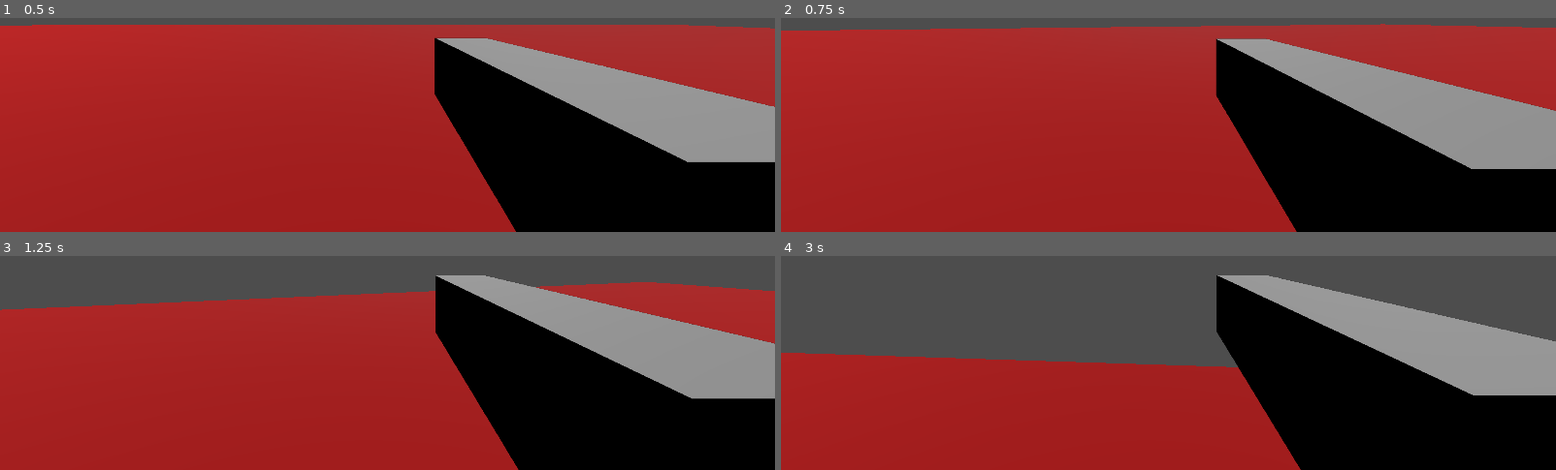
Above: before the commit, frames 1-4 (two rows, left to right).
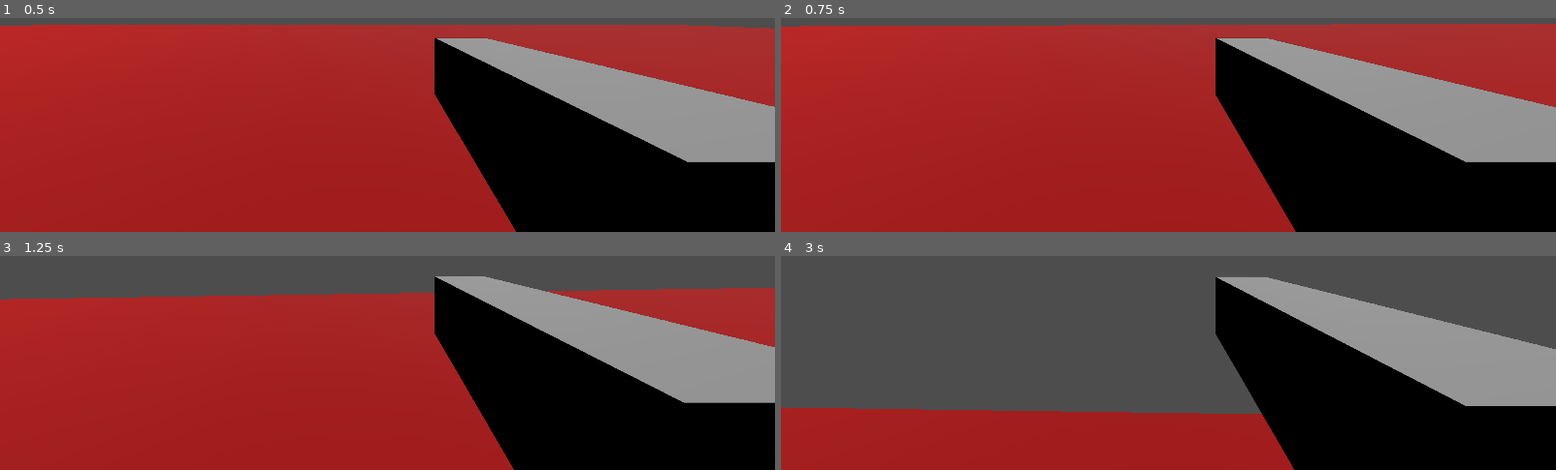
Above: after the commit, the same moments.

Repository: EvilBastards23/HolyDiver
Game: Godot game, scene res://core/core.tscn
Two runs of this game, one before a commit and one after it. Both use one fixed random seed, a clock stepped at 60 frames per second and the inputs below.
Inputs (mouse positions are in pixels of both pictures, inside the frame that each line leads up to):
- Up to frame 1 (0.5 s): no input
- Up to frame 2 (0.75 s): move the mouse to (outside the picture) at 0.52 s; hold W (forward) from 0.53 s (still down); tap Shift (dash) at 0.6 s
- Up to frame 3 (1.25 s): keep holding W (forward); tap Space (jump) at 0.77, 1.07 s; tap C (slide, bound only after the commit) at 0.8 s
- Up to frame 4 (3 s): keep holding W (forward); move the mouse to (outside the picture) at 1.27 s; tap C (slide, bound only after the commit) at 1.35 s; tap Space (jump) at 1.52, 1.82, 2.85 s; tap Ctrl (slide, bound only before the commit) at 1.55, 2.1 s; move the mouse to (outside the picture) at 2.02 s; hold Space (jump) 2.03-2.78 s; move the mouse to (1160, 260) at 2.77 s

Frame 1 is identical in both runs. In frame 2, 2.5% of the frame differs, in the area x 0-100%, y 2-100%; in frame 3, 3.7%; in frame 4, 17%, in the area x 0-100%, y 9-100%.

Commit message:
view[ort fixed
i fixed viewport across diffferetn size

Diff:
--- a/core/player/head.gd
+++ b/core/player/head.gd
@@ -2,8 +2,16 @@
 
 @onready var camera_3d: Camera3D = $Camera3D
 @onready var camera_3dd: Camera3D = $"../SubViewportContainer/SubViewport/Camera3D"
+@onready var sub_viewport: SubViewport = $"../SubViewportContainer/SubViewport"
 
+func _ready() -> void:
+	var screen_size = DisplayServer.screen_get_size()
 
-# Called every frame. 'delta' is the elapsed time since the previous frame.
+	# Set window size
+	DisplayServer.window_set_size(screen_size)
+
+	# Set SubViewport size
+	sub_viewport.size = screen_size
+
 func _process(delta: float) -> void:
 	camera_3dd.global_transform = camera_3d.global_transform
--- a/core/player/player.tscn
+++ b/core/player/player.tscn
@@ -35,15 +35,19 @@
 [node name="CharacterBody3D" type="CharacterBody3D"]
 wall_min_slide_angle = 1.5708
 script = ExtResource("1_qjudb")
+sensitivity = 0.001
 slide_speed = 20.0
+slide_duration = 1.0
 slide_fov_change = 90.0
 slide_camera_lower = 0.8
 
 [node name="MeshInstance3D" type="MeshInstance3D" parent="."]
+visible = false
 cast_shadow = 0
 mesh = SubResource("CapsuleMesh_sh265")
 
 [node name="CollisionShape3D" type="CollisionShape3D" parent="."]
+transform = Transform3D(0.722281, 0, 0, 0, 0.960947, 0, 0, 0, 1, 0, 0, 0)
 shape = SubResource("ConvexPolygonShape3D_4flbx")
 
 [node name="head" type="Node3D" parent="."]
--- a/core/player/player_with_slide.gd
+++ b/core/player/player_with_slide.gd
@@ -37,13 +37,21 @@
 # Camera tilting for slide and movement
 var camera_tilt: float = 0.0
 @export var slide_tilt_angle: float = 5.0
-@export var movement_tilt_angle: float = 2.0  # New: tilt angle for left/right movement
+@export var movement_tilt_angle: float = 2.0
 var camera_crouch_offset: float = 0.0
 @export var slide_camera_lower: float = 0.5
 
+# Wall sliding and unstuck mechanics
+@export var wall_slide_enabled: bool = true
+@export var wall_slide_speed: float = 0.8  # How much speed is maintained when sliding along walls
+@export var unstuck_force: float = 2.0     # Force applied to push away from walls
+@export var wall_detection_distance: float = 0.6  # How far to check for walls
+var last_wall_normal: Vector3 = Vector3.ZERO
+var stuck_timer: float = 0.0
+var was_stuck: bool = false
+
 func _ready():
 	Input.mouse_mode = Input.MOUSE_MODE_CAPTURED
-	# Store original collision shape height
 	setup_collision_shape()
 
 # Rotating camera using mouse
@@ -60,7 +68,7 @@
 		velocity.y -= gravity * delta
 
 	# Jump (can't jump while sliding)
-	if is_on_floor() and not is_jumping  and Input.is_action_pressed("jump"):
+	if is_on_floor() and not is_jumping and Input.is_action_pressed("jump"):
 		if is_sliding:
 			end_slide()
 		velocity.y = JUMP_VELOCITY
@@ -105,8 +113,11 @@
 	elif not is_dashing:
 		camera_3d.fov = lerp(camera_3d.fov, 75.0, 0.1)
 		if direction:
-			velocity.x = direction.x * speed
-			velocity.z = direction.z * speed
+			# Apply wall sliding logic
+			var intended_velocity = direction * speed
+			intended_velocity = handle_wall_sliding(intended_velocity, delta)
+			velocity.x = intended_velocity.x
+			velocity.z = intended_velocity.z
 		else:
 			velocity.x = move_toward(velocity.x, 0, speed)
 			velocity.z = move_toward(velocity.z, 0, speed)
@@ -122,6 +133,62 @@
 		camera_3d.transform.origin = head_bob(t_bob, velocity.length(), speed)
 
 	move_and_slide()
+
+func handle_wall_sliding(intended_velocity: Vector3, delta: float) -> Vector3:
+	if not wall_slide_enabled:
+		return intended_velocity
+
+	# Check if we're colliding with walls
+	var wall_normal = Vector3.ZERO
+	var is_hitting_wall = false
+
+	# Use raycast to detect walls in movement direction
+	var space_state = get_world_3d().direct_space_state
+	var from = global_position
+	var to = global_position + intended_velocity.normalized() * wall_detection_distance
+
+	var query = PhysicsRayQueryParameters3D.create(from, to)
+	query.exclude = [self]  # Don't hit ourselves
+	query.collision_mask = 1  # Adjust collision mask as needed
+
+	var result = space_state.intersect_ray(query)
+
+	if result:
+		wall_normal = result.normal
+		is_hitting_wall = true
+		last_wall_normal = wall_normal
+
+	# Check for stuck condition (very low movement despite input)
+	var current_speed = Vector3(velocity.x, 0, velocity.z).length()
+	var intended_speed = intended_velocity.length()
+
+	if intended_speed > 1.0 and current_speed < 0.5:
+		stuck_timer += delta
+		if stuck_timer > 0.1:  # Stuck for more than 0.1 seconds
+			was_stuck = true
+	else:
+		stuck_timer = 0.0
+		was_stuck = false
+
+	# Apply wall sliding or unstuck logic
+	if is_hitting_wall or was_stuck:
+		if is_hitting_wall:
+			# Slide along the wall
+			var slide_velocity = intended_velocity - intended_velocity.project(wall_normal)
+			slide_velocity *= wall_slide_speed
+
+			# Add small push away from wall to prevent sticking
+			var push_away = wall_normal * unstuck_force * delta
+			slide_velocity += push_away
+
+			return slide_velocity
+		elif was_stuck and last_wall_normal != Vector3.ZERO:
+			# Try to unstuck by moving away from last known wall
+			var unstuck_velocity = intended_velocity
+			unstuck_velocity += last_wall_normal * unstuck_force
+			return unstuck_velocity
+
+	return intended_velocity
 
 func setup_collision_shape():
 	# Find and setup collision shape
@@ -140,7 +207,8 @@
 		print("Warning: No CollisionShape3D found. Using default values.")
 
 func start_slide(direction: Vector3):
-	$SubViewportContainer/SubViewport/Camera3D/ColorRect2.show()
+	if has_node("SubViewportContainer/SubViewport/Camera3D/ColorRect2"):
+		$SubViewportContainer/SubViewport/Camera3D/ColorRect2.show()
 	is_sliding = true
 	slide_direction = direction.normalized()
 	slide_timer = 0.0
@@ -157,7 +225,8 @@
 	camera_3d.fov = lerp(camera_3d.fov, slide_fov_change, 0.3)
 
 func end_slide():
-	$SubViewportContainer/SubViewport/Camera3D/ColorRect2.hide()
+	if has_node("SubViewportContainer/SubViewport/Camera3D/ColorRect2"):
+		$SubViewportContainer/SubViewport/Camera3D/ColorRect2.hide()
 	if not is_sliding:
 		return
 
@@ -200,8 +269,6 @@
 		target_crouch = slide_camera_lower
 	else:
 		# Tilt camera based on left/right movement input
-		# Negative input_dir.x means moving left, positive means moving right
-		# We invert it so moving left tilts left (negative) and moving right tilts right (positive)
 		target_tilt = -input_dir.x * deg_to_rad(movement_tilt_angle)
 
 	camera_tilt = lerp(camera_tilt, target_tilt, delta * 5.0)
--- a/project.godot
+++ b/project.godot
@@ -55,7 +55,7 @@
 }
 slide={
 "deadzone": 0.2,
-"events": [Object(InputEventKey,"resource_local_to_scene":fa …(140 unchanged characters)… d":false,"keycode":0,"physical_keycode":4194326,"key_label":0,"unicode":0,"location":0,"echo":false,"script":null)
+"events": [Object(InputEventKey,"resource_local_to_scene":fa …(140 unchanged characters)… d":false,"keycode":0,"physical_keycode":67,"key_label":0,"unicode":99,"location":0,"echo":false,"script":null)
 ]
 }
 
